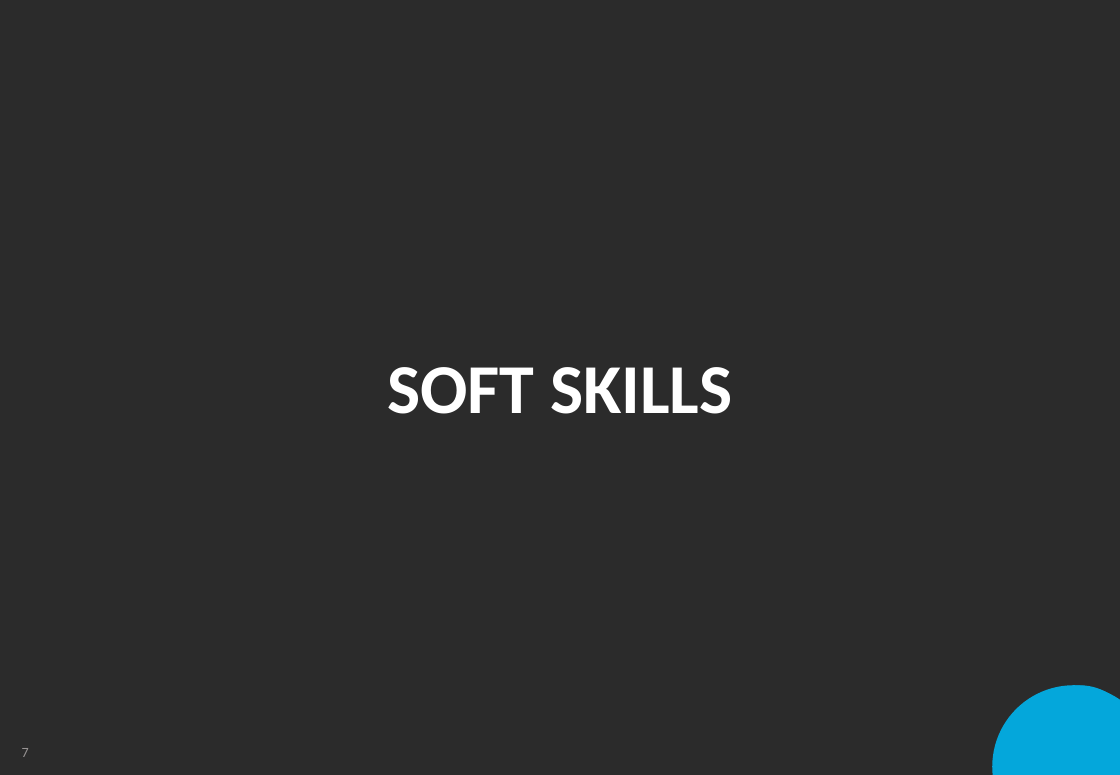
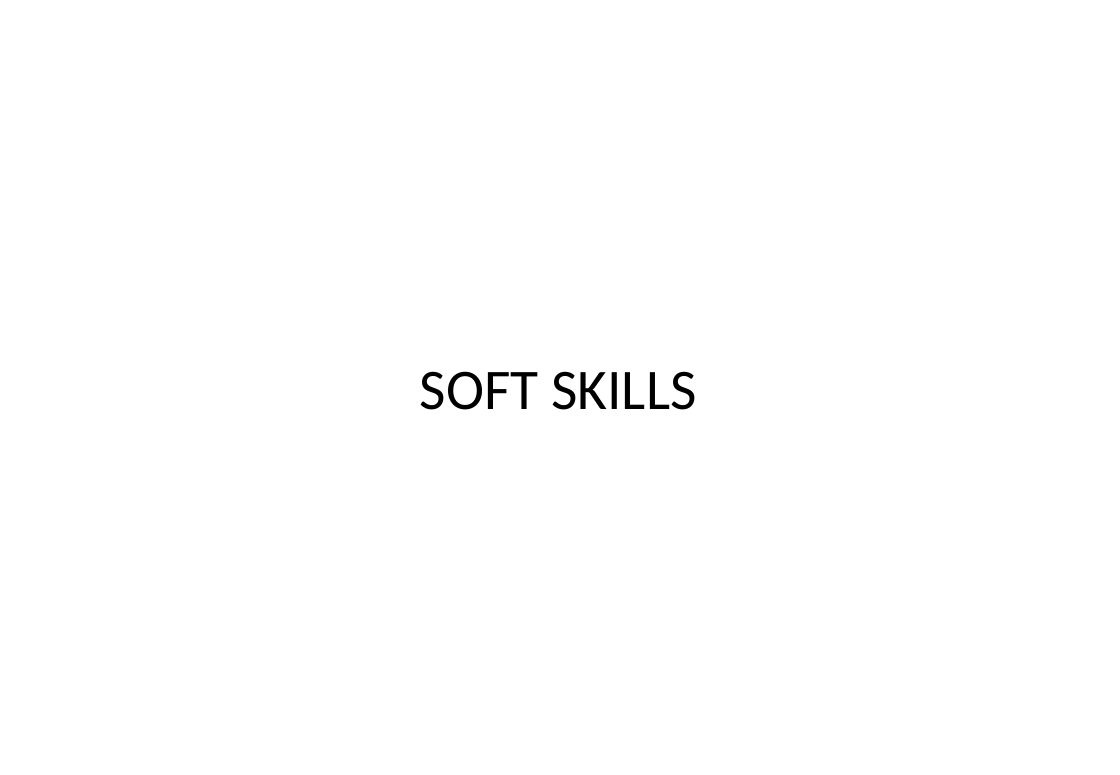
Before and after one commit to RossMerr/md, a slide deck: slide 6 of team/HR & Development/IT Skills Assessment.pptx (slide 7 before the commit). Drawn at 1120x775 pixels with LibreOffice and Linux fonts; fonts in the diff are those of the drawing; background and template pictures are left out; a plain dark background stands for a picture behind light text. Boxes give left, top, right and bottom in pixels: in the first picture for what was removed or moved away, otherwise in the second. Text is boxed around its words. In the diff, an @@ line names an element or a change of style, - is before the commit and + after.

```diff
--- a/team/HR & Development/IT Skills Assessment.pptx
+++ b/team/HR & Development/IT Skills Assessment.pptx
@@ background picture (left out) to #FFFFFF @@
@@ text "SOFT SKILLS": place and size @@
-text "SOFT SKILLS" at <box>387,367,732,414</box>
+text "SOFT SKILLS" at <box>420,371,696,410</box>
@@ text "SOFT SKILLS" at <box>420,371,696,410</box>: size 48.8 to 40 pt, text colour #FFFFFF to #000000, bold off; alignment centre to left; line spacing 0.9 to 1; less space between paragraphs; vertical alignment middle to top @@
@@ ellipse removed at <box>993,686,1120,775</box> @@
@@ ellipse removed at <box>1015,686,1120,775</box> @@
@@ page number removed at <box>22,748,29,757</box> @@
-7
```
Also in this commit, not shown: 19 other slides changed, 3 slides removed, 2 other files.
